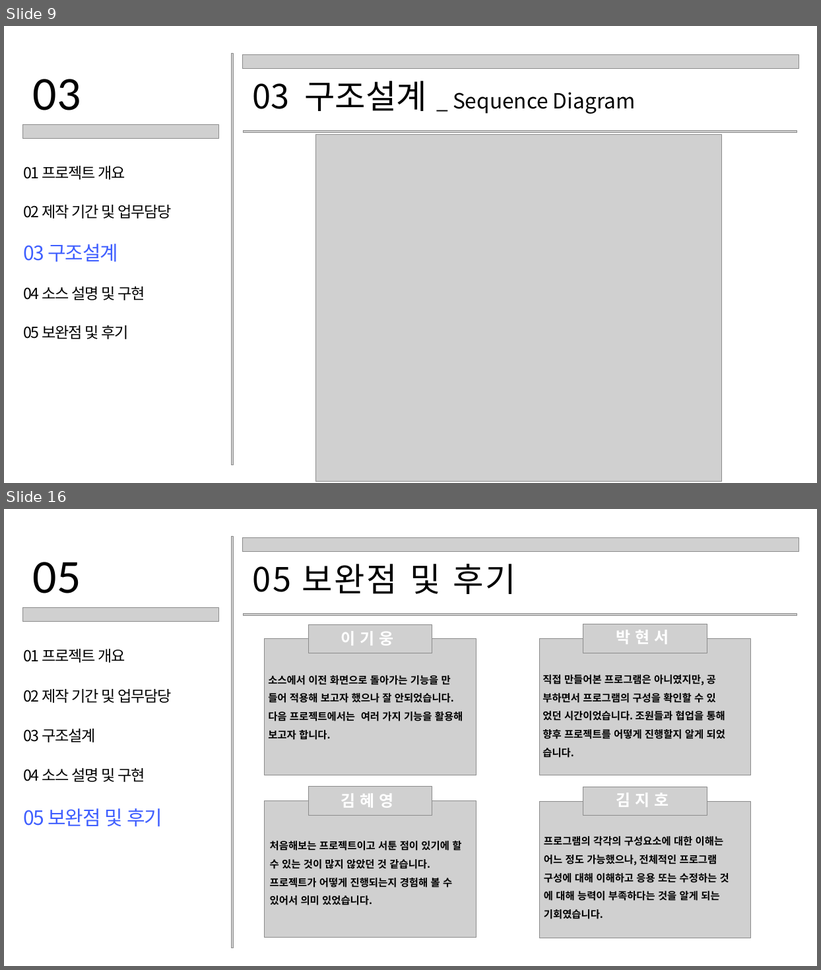
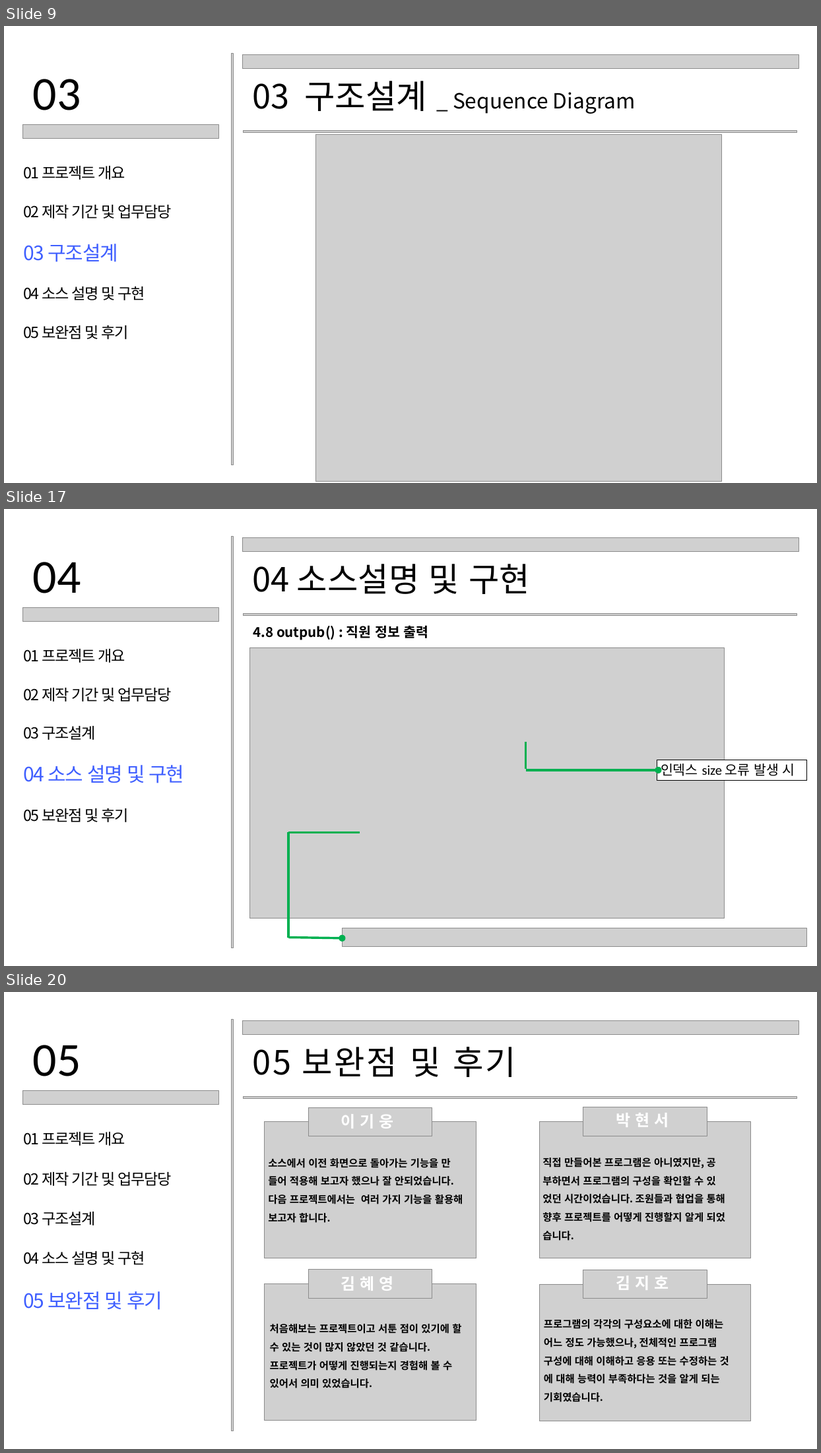
Before and after one commit to jihokim86/-team3-1st-_-project, a slide deck: CLI_직원관리프로그램.pptx. Shown one above the other, each under a label of ours: slides 9 and 16 before the commit, slides 9, 17 and 20 after it; the slides between them are not shown. The pictures are 821x970 and 821x1453 pixels, drawn with LibreOffice and Linux fonts; fonts in the diff are those of the drawing; grey boxes stand for pictures. Boxes give left, top, right and bottom in pixels: in the first picture for what was removed or moved away, otherwise in the second. Text is boxed around its words. In the diff, an @@ line names an element or a change of style, - is before the commit and + after.

```diff
--- a/CLI_직원관리프로그램.pptx
+++ b/CLI_직원관리프로그램.pptx
@@ slide 17 added at box(4, 509, 817, 966), background #FFFFFF @@
@@ picture added at box(231, 536, 233, 949) @@
@@ picture added at box(242, 537, 799, 551) @@
@@ text added at box(33, 562, 81, 593), 84 pt, text #000000 @@
+04
@@ text added at box(253, 564, 530, 594), 59 pt, text #000000 @@
+04 소스설명 및 구현
@@ picture added at box(22, 608, 218, 622) @@
@@ picture added at box(243, 614, 797, 616) @@
@@ text added at box(253, 625, 429, 640), 24 pt, text #000000, bold @@
+4.8 outpub() : 직원 정보 출력
@@ text added at box(23, 649, 125, 663), 27 pt, text #000000 @@
+01 프로젝트 개요
@@ picture added at box(250, 648, 725, 919) @@
@@ text added at box(23, 688, 172, 702), 27 pt, text #000000 @@
+02 제작 기간 및 업무담당
@@ text added at box(23, 726, 95, 740), 27 pt, text #000000 @@
+03 구조설계
@@ line added from (525, 743) to (525, 769), #00B050 4 pt @@
@@ text added at box(23, 765, 184, 784), 35 pt, text #3F5FFF @@
+04 소스 설명 및 구현
@@ rectangle added at box(657, 760, 807, 780), fill #FFFFFF, outline #000000 0.75 pt, 24 pt, text #000000 @@
+인덱스 size 오류 발생 시
@@ arrow added from (525, 770) to (659, 770), #00B050 4 pt @@
@@ text added at box(23, 808, 129, 823), 27 pt, text #000000 @@
+05 보완점 및 후기
@@ line added from (288, 937) to (288, 832), #00B050 4 pt @@
@@ line added from (288, 832) to (360, 832), #00B050 4 pt @@
@@ arrow added from (288, 937) to (343, 938), #00B050 4 pt @@
@@ picture added at box(343, 929, 807, 947) @@
@@ what was slide 16 is now slide 20 @@
```
Also in this commit, not shown: 11 slides changed, 6 other slides added.
